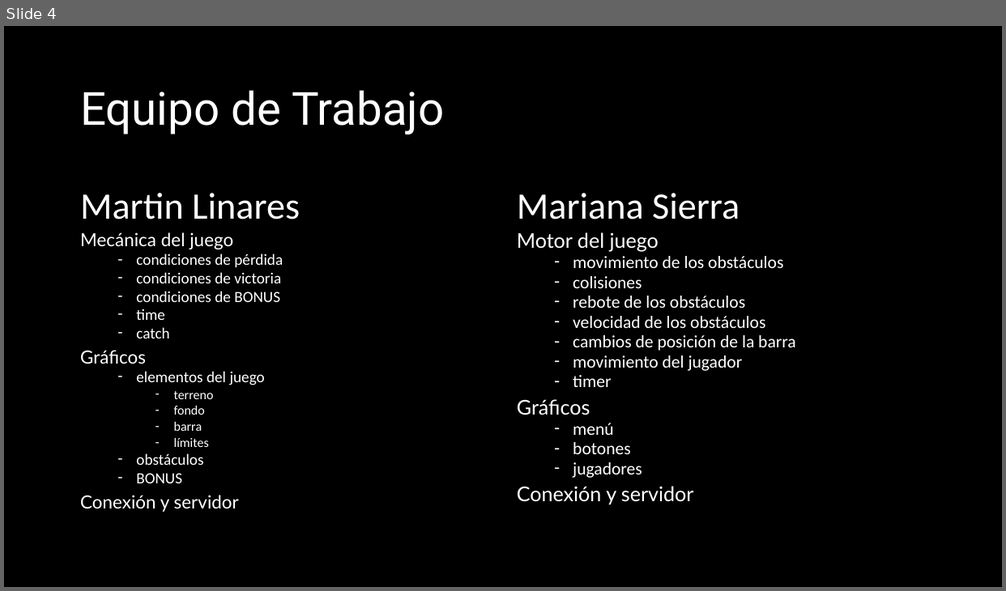
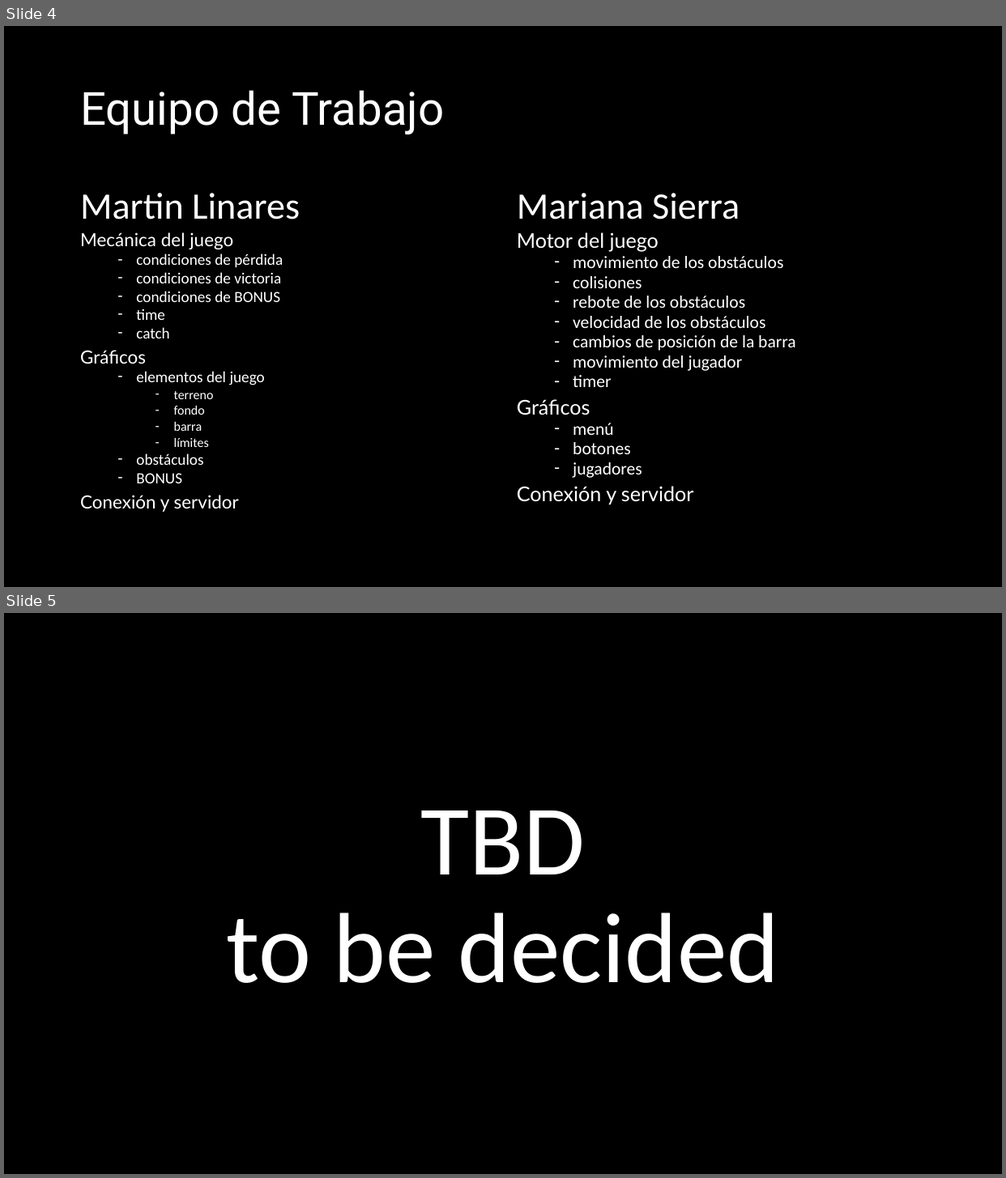
Before and after one commit to marianasrvg/POO_Fall2016, a slide deck: Inserte nombre aquí-.pptx. Shown one above the other, each under a label of ours: slide 4 before the commit, slides 4 and 5 after it. The pictures are 1006x591 and 1006x1178 pixels, drawn with LibreOffice and Linux fonts; fonts in the diff are those of the drawing. Boxes give left, top, right and bottom in pixels: in the first picture for what was removed or moved away, otherwise in the second. Text is boxed around its words. In the diff, an @@ line names an element or a change of style, - is before the commit and + after.

```diff
--- a/Inserte nombre aquí-.pptx
+++ b/Inserte nombre aquí-.pptx
@@ slide 5 added at (x1=4, y1=613, x2=1002, y2=1174), background #000000 @@
@@ title added at (x1=226, y1=811, x2=780, y2=983), 96 pt, text #FFFFFF @@
+TBD
+to be decided
```
Also in this commit, not shown: 1 slide changed, 1 slide removed, 1 other file.
